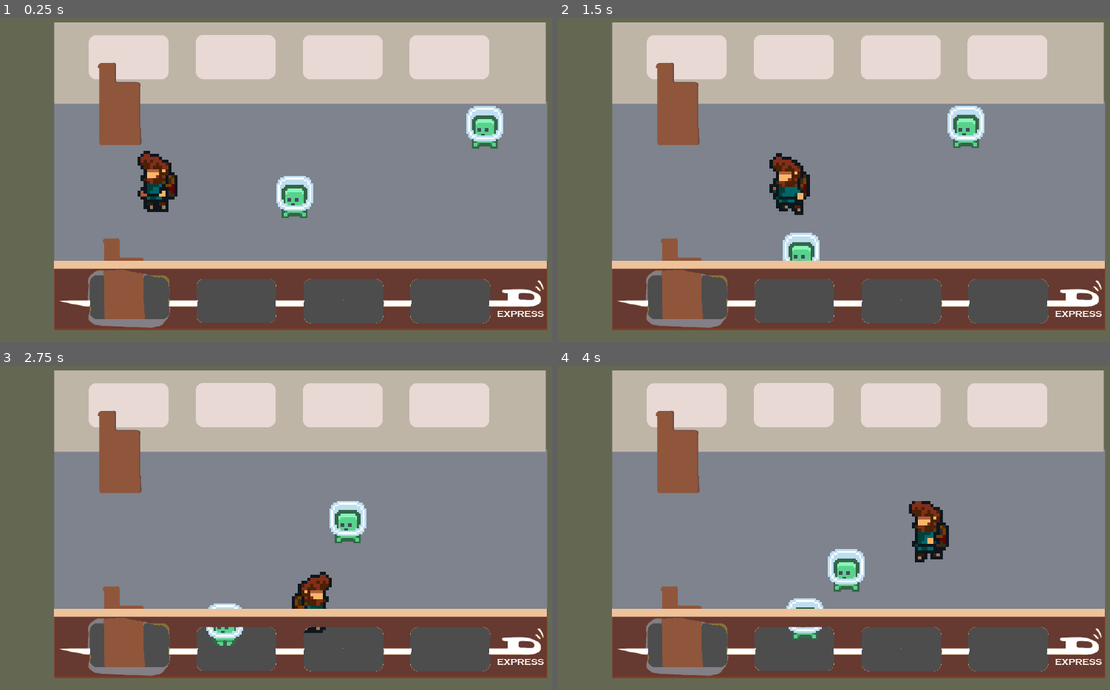
Above: before the commit, frames 1-4 (two rows, left to right).
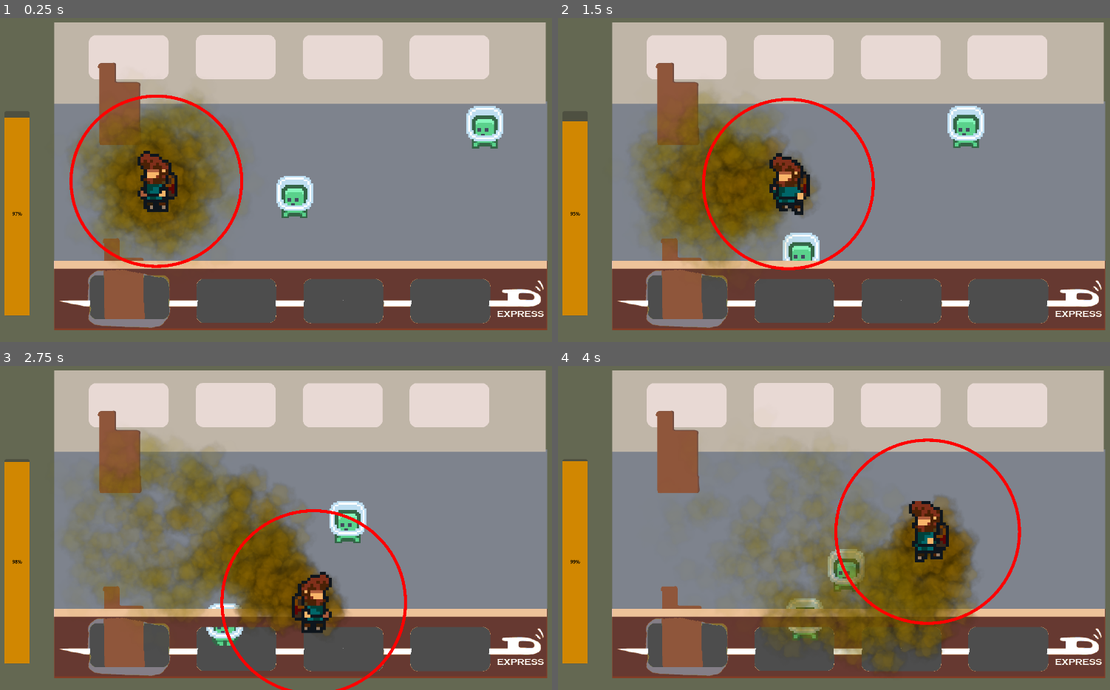
Above: after the commit, the same moments.

Repository: caiotava/Fart-Ninja
Game: Godot game, scene res://train/carriage.tscn
Same seed, same stepped clock (60 frames per second), same inputs: the game is played once before the commit and once after it. Before the commit the project has no main scene; this scene is started directly in both runs.
Inputs:
- Up to frame 1 (0.25 s): no input
- Up to frame 2 (1.5 s): tap Enter at 0.5 s; hold Right (player_right) 0.53-1.28 s; hold Space (keep, bound only after the commit) 0.53-1.28 s; hold Down (player_down) from 1.28 s (still down); tap Space (keep, bound only after the commit) at 1.35 s
- Up to frame 3 (2.75 s): release Down (player_down) at 2.03 s; hold Right (player_right) from 2.03 s (still down); hold Space (keep, bound only after the commit) from 2.03 s (still down)
- Up to frame 4 (4 s): release Right (player_right) at 2.78 s; release Space (keep, bound only after the commit) at 2.78 s; hold Up (player_up) 2.78-3.53 s; tap Space (keep, bound only after the commit) at 2.85 s; hold Left (player_left) from 3.53 s (still down); hold Space (keep, bound only after the commit) from 3.53 s (still down)

The runs differ from the first frame. In frame 1, 13% of the frame differs, in the area x 0-45%, y 23-92%; in frame 2, 14%; in frame 3, 21%, in the area x 0-74%, y 20-100%; in frame 4, 19%.

Commit message:
Add new fart-related files and code

Diff:
--- /dev/null
+++ b/fart/Fart.gd
@@ -0,0 +1,23 @@
+extends Node2D
+
+@export var total_radius = 30
+@export var circle_color = Color(1, 0, 0)
+@export var circle_width = 1.0
+var radius: float
+var collider: CollisionShape2D
+
+# Called when the node enters the scene tree for the first time.
+func _ready():
+	for child in get_children():
+		if child is CollisionShape2D:
+			collider = child
+
+# Called every frame. 'delta' is the elapsed time since the previous frame.
+func _process(delta):
+	var offset = get_parent().color_ramp.get_offset(1)
+	radius = total_radius * offset
+	collider.shape.radius = radius
+	queue_redraw()
+
+func _draw():
+	draw_arc(Vector2(), radius, 0, 360, 100, circle_color, circle_width)
--- /dev/null
+++ b/fart/Farticles.gd
@@ -0,0 +1,16 @@
+extends CPUParticles2D
+
+@export var min_offset = 0.2
+
+# Called when the node enters the scene tree for the first time.
+func _ready():
+	pass # Replace with function body.
+
+# Called every frame. 'delta' is the elapsed time since the previous frame.
+func _process(delta):
+	var offset = color_ramp.get_offset(1)
+	color_ramp.set_offset(1, max(offset - 0.005, min_offset))
+
+func _on_do_fart():
+	var offset = color_ramp.get_offset(1)
+	color_ramp.set_offset(1, min(offset + 0.01, 1))
--- /dev/null
+++ b/fart/farticles.tscn
@@ -0,0 +1,43 @@
+[gd_scene load_steps=6 format=3 uid="uid://b0dviqc4t6wov"]
+
+[ext_resource type="Texture2D" uid="uid://cockhud0gvijs" path="res://fart/puff.png" id="1_xtb4v"]
+[ext_resource type="Script" path="res://fart/Farticles.gd" id="2_6ac7l"]
+[ext_resource type="Script" path="res://fart/Fart.gd" id="3_pmvcp"]
+
+[sub_resource type="Gradient" id="Gradient_h02mm"]
+colors = PackedColorArray(0.941176, 0.65098, 0.45098, 0.803922, 1, 0.905882, 0.709804, 0)
+
+[sub_resource type="CircleShape2D" id="CircleShape2D_2g17c"]
+radius = 20.0
+
+[node name="Farticles" type="CPUParticles2D"]
+amount = 500
+lifetime = 3.0
+preprocess = 3.0
+randomness = 1.0
+texture = ExtResource("1_xtb4v")
+emission_shape = 1
+emission_sphere_radius = 128.0
+direction = Vector2(1, 1)
+spread = 180.0
+gravity = Vector2(0, 0)
+initial_velocity_min = 200.0
+initial_velocity_max = 200.0
+angle_max = 180.0
+scale_amount_min = 0.05
+scale_amount_max = 0.05
+color = Color(0.564706, 0.564706, 0, 0.478431)
+color_ramp = SubResource("Gradient_h02mm")
+anim_speed_min = 1.0
+anim_speed_max = 1.0
+anim_offset_max = 1.0
+script = ExtResource("2_6ac7l")
+
+[node name="Fart" type="Area2D" parent="."]
+script = ExtResource("3_pmvcp")
+
+[node name="FartCollider" type="CollisionShape2D" parent="Fart"]
+shape = SubResource("CircleShape2D_2g17c")
+debug_color = Color(0, 0.6, 0.701961, 0.419608)
+
+[connection signal="area_entered" from="Fart" to="Fart" method="_on_area_entered"]
--- /dev/null
+++ b/fartbar/FartBar.gd
@@ -0,0 +1,36 @@
+extends ProgressBar
+
+@export var keep_increase = 1.0
+@export var const_descrease = 0.2
+#@export var limit = 10
+#var value_hist = []
+var keep_last_pressed
+signal do_fart
+
+# Called when the node enters the scene tree for the first time.
+func _ready():
+	pass
+
+func _input(event):
+	if event is InputEventKey and event.is_action_pressed("keep"):
+		# Increase the progress bar value
+		value += keep_increase
+		# add the timestamp of the last pressed key
+		keep_last_pressed = Time.get_ticks_msec()
+
+		## Clamp the value to not exceed the maximum
+		#value = min(value, value_hist[0])
+
+
+# Called every frame. 'delta' is the elapsed time since the previous frame.
+func _process(delta):
+	# if last pressed key is more than 200 ms ago
+	if keep_last_pressed and Time.get_ticks_msec() - keep_last_pressed > 200:
+		value += 0.1
+		do_fart.emit()
+		#value_hist = [value]
+	else:
+		# reduce the progress bar value by 0.1 every frame
+		value -= const_descrease
+		#value_hist.append(value)
+		#value_hist = value_hist.slice(max(value_hist.size()-limit, 0), value_hist.size())
--- /dev/null
+++ b/fartbar/fartbar.tscn
@@ -0,0 +1,16 @@
+[gd_scene load_steps=3 format=3 uid="uid://c75bqy1boy2j0"]
+
+[ext_resource type="Script" path="res://fartbar/FartBar.gd" id="1_ba7i4"]
+
+[sub_resource type="StyleBoxFlat" id="StyleBoxFlat_2jy6n"]
+bg_color = Color(0.819608, 0.529412, 0.00392157, 1)
+
+[node name="FartBar" type="ProgressBar"]
+offset_left = -419.0
+offset_top = -181.0
+offset_right = -338.0
+offset_bottom = 710.0
+theme_override_colors/font_color = Color(0, 0, 0, 1)
+theme_override_styles/fill = SubResource("StyleBoxFlat_2jy6n")
+value = 100.0
+script = ExtResource("1_ba7i4")
--- a/project.godot
+++ b/project.godot
@@ -11,6 +11,7 @@
 [application]
 
 config/name="fat-ninja"
+run/main_scene="res://train/carriage.tscn"
 config/features=PackedStringArray("4.2", "Mobile")
 config/icon="res://icon.svg"
 
@@ -56,6 +57,11 @@
 , Object(InputEventJoypadMotion,"resource_local_to_scene":false,"resource_name":"","device":0,"axis":1,"axis_value":1.0,"script":null)
 ]
 }
+keep={
+"deadzone": 0.5,
+"events": [Object(InputEventKey,"resource_local_to_scene":false,"resource_name":"","device":-1,"window_id":0,"alt_pressed":false,"shift_pressed":false,"ctrl_pressed":false,"meta_pressed":false,"pressed":false,"keycode":0,"physical_keycode":32,"key_label":0,"unicode":32,"echo":false,"script":null)
+]
+}
 
 [rendering]
 
--- a/train/carriage.tscn
+++ b/train/carriage.tscn
@@ -6,12 +6,22 @@
 [ext_resource type="Texture2D" uid="uid://bujp7ixacet6g" path="res://train/gfx/wall-bottom.png" id="3_4fhyg"]
 [ext_resource type="PackedScene" uid="uid://7mwe3233ahmm" path="res://train/seat.tscn" id="3_msw65"]
 [ext_resource type="PackedScene" uid="uid://bcih6li88g6a" path="res://passengers/passenger.tscn" id="5_f8p45"]
+[ext_resource type="Texture2D" uid="uid://cockhud0gvijs" path="res://fart/puff.png" id="6_xp01f"]
+[ext_resource type="Script" path="res://fart/Farticles.gd" id="7_3dqj2"]
+[ext_resource type="PackedScene" uid="uid://c75bqy1boy2j0" path="res://fartbar/fartbar.tscn" id="8_1o8v0"]
+[ext_resource type="Script" path="res://fart/Fart.gd" id="8_ujyyp"]
 
 [sub_resource type="RectangleShape2D" id="RectangleShape2D_a1ye8"]
 size = Vector2(25, 1080)
 
 [sub_resource type="RectangleShape2D" id="RectangleShape2D_t3cdg"]
 size = Vector2(25, 1920)
+
+[sub_resource type="Gradient" id="Gradient_h02mm"]
+colors = PackedColorArray(0.941176, 0.65098, 0.45098, 0.803922, 1, 0.905882, 0.709804, 0)
+
+[sub_resource type="CircleShape2D" id="CircleShape2D_s2l13"]
+radius = 30.0
 
 [sub_resource type="NavigationPolygon" id="NavigationPolygon_gub6n"]
 vertices = PackedVector2Array(406, 791, 406, 1009, 262, 1005, 258, 314, 382, 446, 543, 446, 541, 310, 1852, 317, 1847, 1031, 562, 789, 382, 312, 566, 1002)
@@ -83,8 +93,40 @@
 y_sort_enabled = true
 
 [node name="Player" parent="Passengers" instance=ExtResource("1_p70n2")]
+z_index = 10
 position = Vector2(582, 556)
 disable_mode = 2
+
+[node name="Farticles" type="CPUParticles2D" parent="Passengers/Player"]
+z_index = -1
+position = Vector2(0.0999985, 0)
+amount = 500
+lifetime = 3.0
+preprocess = 3.0
+texture = ExtResource("6_xp01f")
+emission_shape = 1
+emission_sphere_radius = 10.0
+direction = Vector2(1, 1)
+spread = 180.0
+gravity = Vector2(0, 0)
+initial_velocity_min = 10.0
+initial_velocity_max = 10.0
+angle_max = 180.0
+scale_amount_min = 0.3
+scale_amount_max = 0.3
+color = Color(0.564706, 0.564706, 0, 0.478431)
+color_ramp = SubResource("Gradient_h02mm")
+anim_speed_min = 1.0
+anim_speed_max = 1.0
+anim_offset_max = 1.0
+script = ExtResource("7_3dqj2")
+
+[node name="Fart" type="Area2D" parent="Passengers/Player/Farticles"]
+script = ExtResource("8_ujyyp")
+
+[node name="FartCollider" type="CollisionShape2D" parent="Passengers/Player/Farticles/Fart"]
+shape = SubResource("CircleShape2D_s2l13")
+debug_color = Color(0, 0.6, 0.701961, 0.419608)
 
 [node name="Passenger" parent="Passengers" instance=ExtResource("5_f8p45")]
 position = Vector2(1698, 384)
@@ -94,3 +136,13 @@
 
 [node name="NavigationRegion2D" type="NavigationRegion2D" parent="Passengers"]
 navigation_polygon = SubResource("NavigationPolygon_gub6n")
+
+[node name="FartBar" parent="." instance=ExtResource("8_1o8v0")]
+offset_left = 89.0
+offset_top = 328.0
+offset_right = 171.0
+offset_bottom = 994.0
+fill_mode = 3
+
+[connection signal="area_entered" from="Passengers/Player/Farticles/Fart" to="Passengers/Player/Farticles/Fart" method="_on_area_entered"]
+[connection signal="do_fart" from="FartBar" to="Passengers/Player/Farticles" method="_on_do_fart"]
Binary file added: fart/puff.png
Not shown, added: fart/puff.png.import
Not shown: 1 places in train/carriage.tscn that only renumber resources
